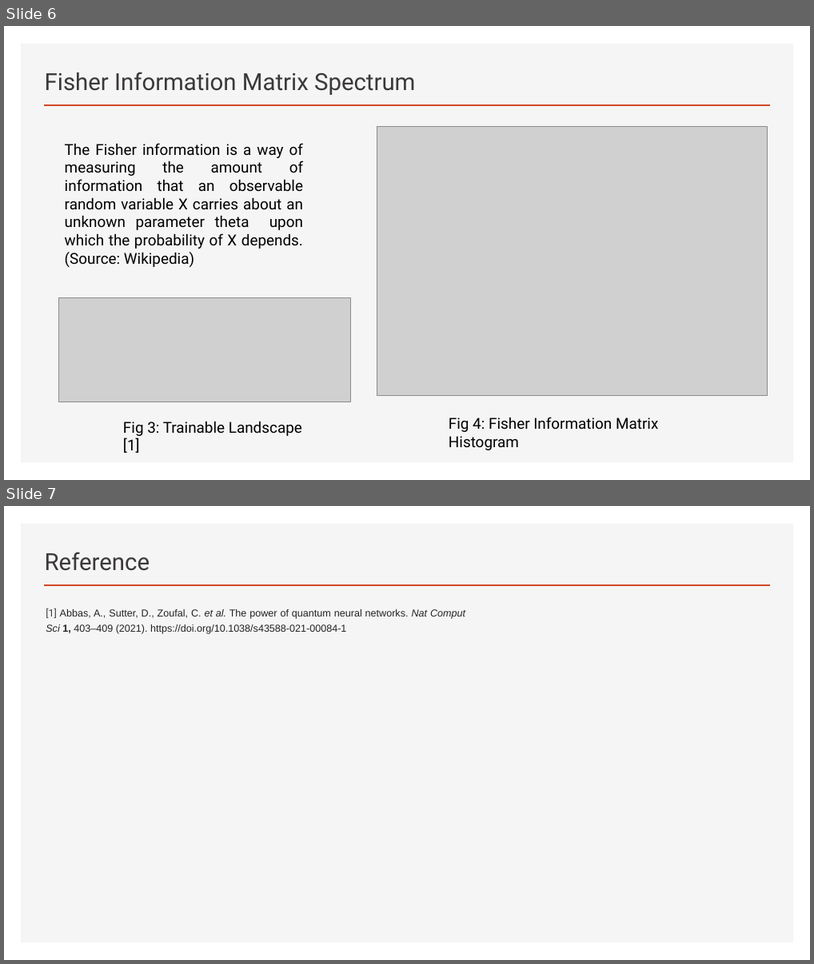
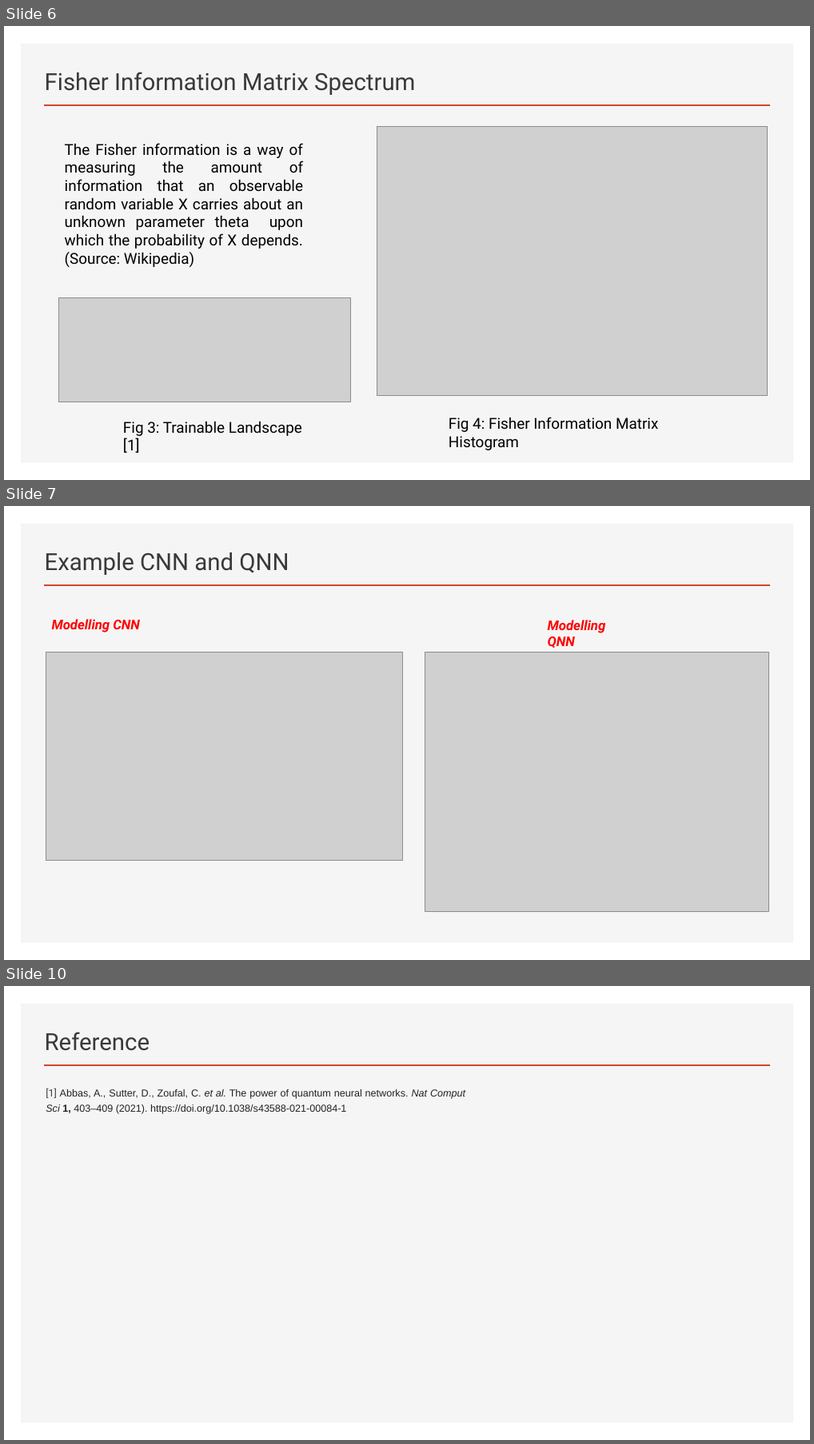
Before and after one commit to rsathyak/qml_masters_thesis, a slide deck: slides/13. The Power of Quantum Neural Networks.pptx. Shown one above the other, each under a label of ours: slides 6 and 7 before the commit, slides 6, 7 and 10 after it; the slides between them are not shown. The pictures are 814x964 and 814x1444 pixels, drawn with LibreOffice and Linux fonts; fonts in the diff are those of the drawing; grey boxes stand for pictures. Boxes give left, top, right and bottom in pixels: in the first picture for what was removed or moved away, otherwise in the second. Text is boxed around its words. In the diff, an @@ line names an element or a change of style, - is before the commit and + after.

```diff
--- a/slides/13. The Power of Quantum Neural Networks.pptx
+++ b/slides/13. The Power of Quantum Neural Networks.pptx
@@ slide 7 added at (4,506,810,960), background #FFFFFF; not listed: 2 template elements that a slide beside it also shows @@
@@ title added at (45,552,289,575), 28 pt, text #3B3838 @@
+Example CNN and QNN
@@ text added at (52,619,140,632), 16 pt, text #FF0000, bold, italic @@
+Modelling CNN
@@ text added at (548,620,606,648), 16 pt, text #FF0000, bold, italic @@
+Modelling QNN
@@ picture added at (46,652,403,860) @@
@@ picture added at (425,652,769,912) @@
@@ what was slide 7 is now slide 10 @@
```
Also in this commit, not shown: 2 other slides added, 16 other files.
